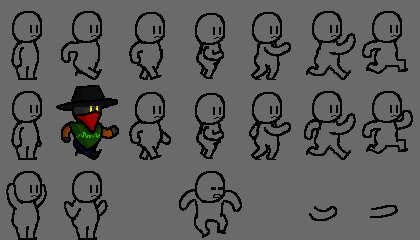
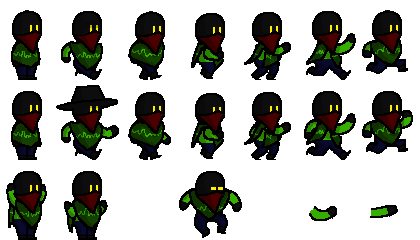
Comparing the layer stacks of the two 420 × 240 images. Changes:
added layer "Layer 10" (25%) above "Layer 2" over [12, 12, 401, 80]
painted on "Layer 2" over [8, 92, 404, 240]
added layer "Layer 9" above "details" over [196, 32, 225, 56]
painted on "details" over [7, 29, 411, 236]
painted on "details coloring" over [16, 32, 399, 212]
painted on "details 2" over [8, 40, 402, 233]
painted on "details 2 coloring" over [9, 42, 401, 228]
moved "eyes" above "outlines", painted on it over [30, 25, 398, 193]
painted on "outlines" over [366, 122, 392, 152]
painted on "coloring" over [8, 10, 412, 239]
removed layer "Layer 1" over [0, 0, 420, 240]
